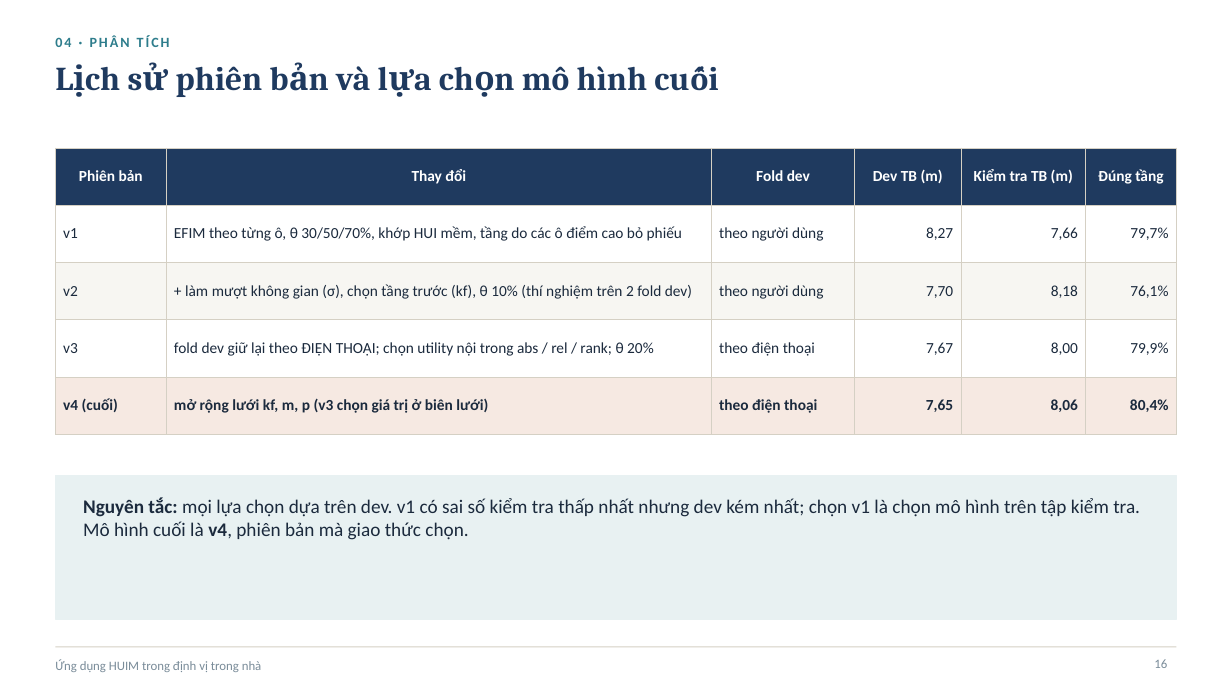
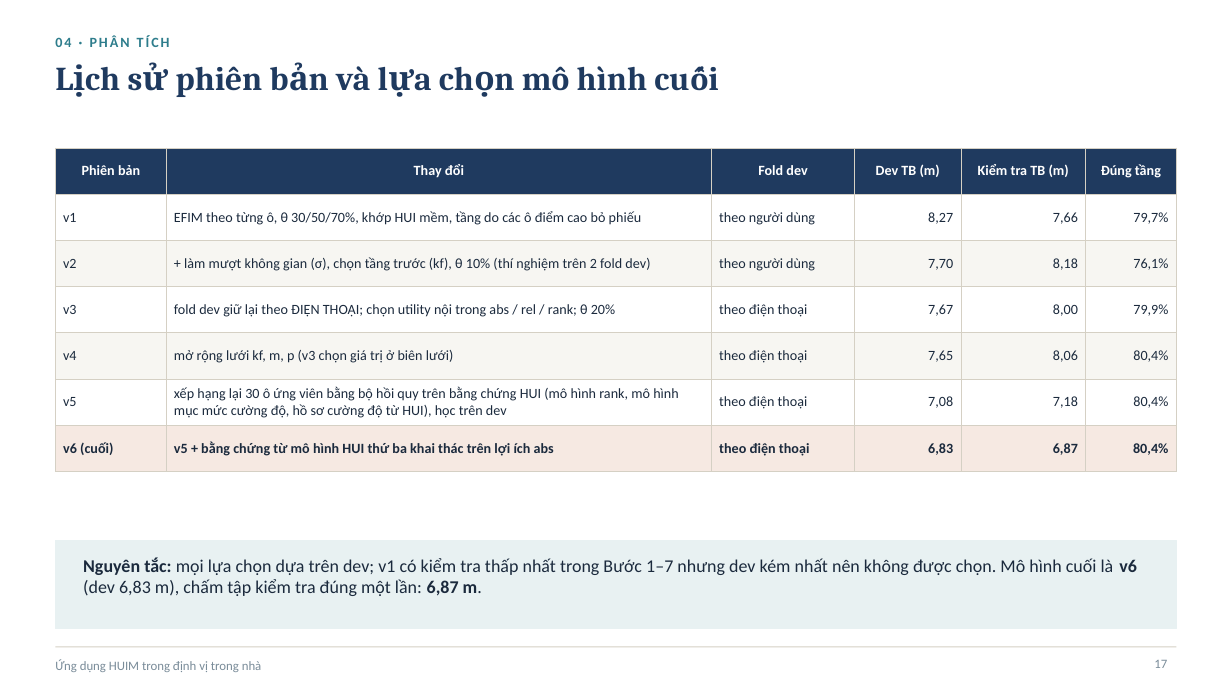
Before and after one commit to ThaiTaka/HUIM-IPS-, a slide deck: slide 17 of BAOCAO/Slide_HUIM_IPS_UJIIndoorLoc.pptx (slide 16 before the commit). Drawn at 1232x693 pixels with LibreOffice and Linux fonts; fonts in the diff are those of the drawing. Boxes give left, top, right and bottom in pixels: in the first picture for what was removed or moved away, otherwise in the second. Text is boxed around its words. In the diff, an @@ line names an element or a change of style, - is before the commit and + after.

```diff
--- a/BAOCAO/Slide_HUIM_IPS_UJIIndoorLoc.pptx
+++ b/BAOCAO/Slide_HUIM_IPS_UJIIndoorLoc.pptx
@@ table at [55,148,1177,460] @@
-row 5: v4 (cuối) | mở rộng lưới kf, m, p (v3 chọn giá trị ở biên lưới) | theo điện thoại | 7,65 | 8,06 | 80,4%
+row 5: v4 | mở rộng lưới kf, m, p (v3 chọn giá trị ở biên lưới) | theo điện thoại | 7,65 | 8,06 | 80,4%
+row 6: v5 | xếp hạng lại 30 ô ứng viên bằng bộ hồi quy trên bằng chứng HUI (mô hình rank, mô hình mục mức cường độ, hồ sơ cường độ từ HUI), học trên dev | theo điện thoại | 7,08 | 7,18 | 80,4%
+row 7: v6 (cuối) | v5 + bằng chứng từ mô hình HUI thứ ba khai thác trên lợi ích abs | theo điện thoại | 6,83 | 6,87 | 80,4%
@@ rectangle: place and size @@
-rectangle at [55,476,1177,619]
+rectangle at [55,541,1177,628]
@@ text at [83,557,1137,596]: text changed; size 15 to 14 pt @@
-Nguyên tắc: mọi lựa chọn dựa trên dev. v1 có sai số kiểm tra thấp nhất nhưng dev kém nhất; chọn v1 là chọn mô hình trên tập kiểm tra. Mô hình cuối là v4, phiên bản mà giao thức chọn.
+Nguyên tắc: mọi lựa chọn dựa trên dev; v1 có kiểm tra thấp nhất trong Bước 1–7 nhưng dev kém nhất nên không được chọn. Mô hình cuối là v6 (dev 6,83 m), chấm tập kiểm tra đúng một lần: 6,87 m.
@@ page number at [1154,660,1167,668]: text changed @@
-16
+17
```
Also in this commit, not shown: 6 other slides changed, 2 slides added, 17 other files.
